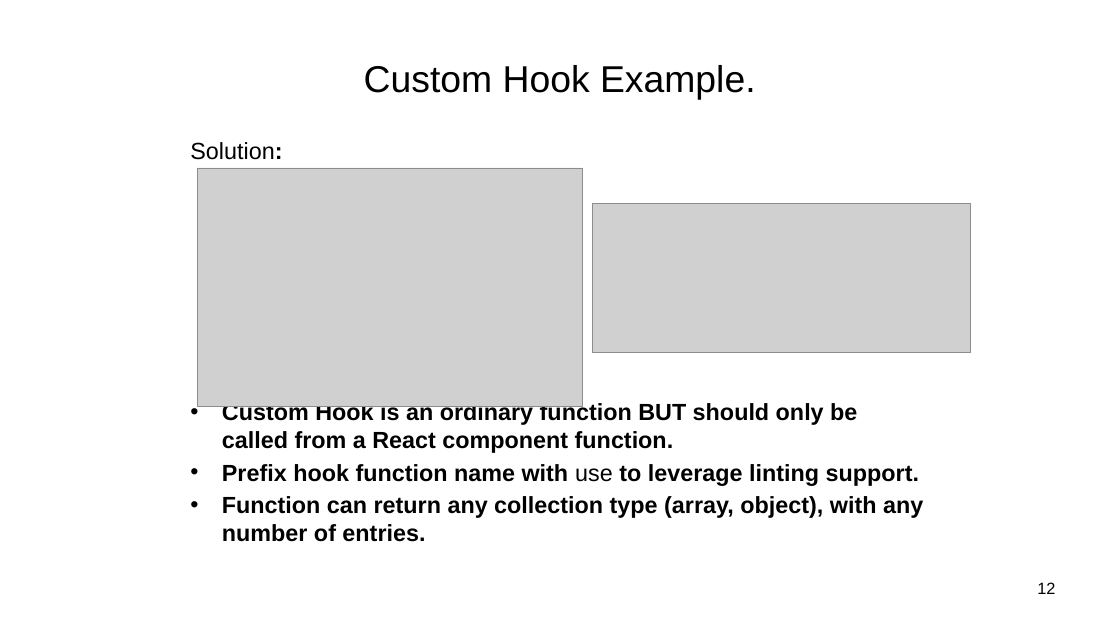
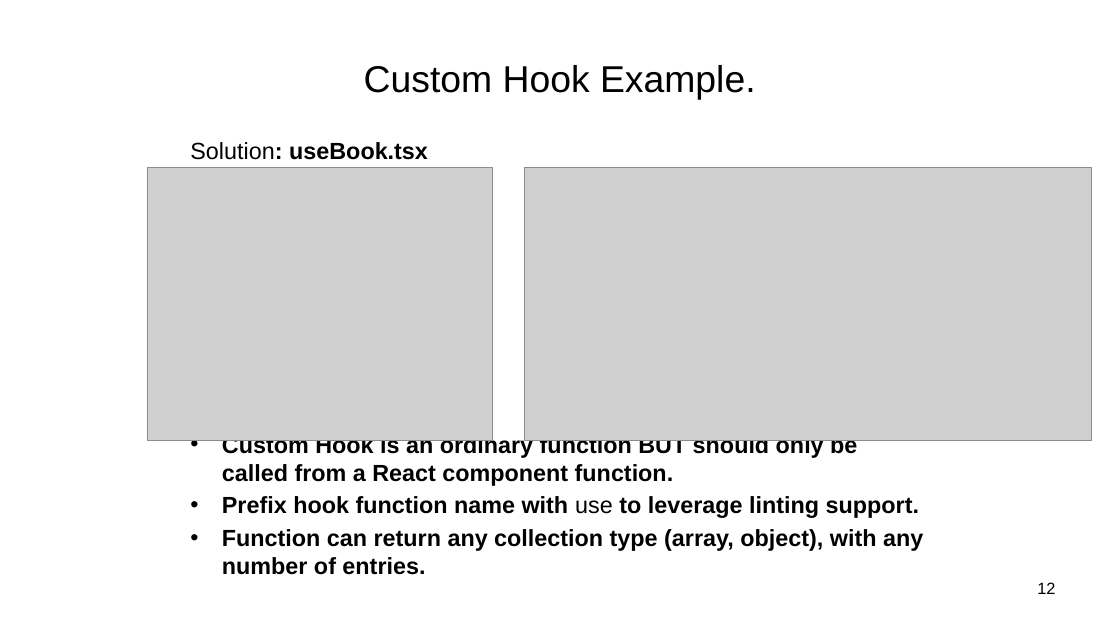
Before and after one commit to wit-hdip-comp-sci-2024/full-stack-2, a slide deck: slide 12 of topic-4/talk-3/ReactJS_04.pptx. Drawn at 1120x630 pixels with LibreOffice and Linux fonts; fonts in the diff are those of the drawing; grey boxes stand for pictures. Boxes give left, top, right and bottom in pixels: in the first picture for what was removed or moved away, otherwise in the second. Text is boxed around its words. In the diff, an @@ line names an element or a change of style, - is before the commit and + after.

```diff
--- a/topic-4/talk-3/ReactJS_04.pptx
+++ b/topic-4/talk-3/ReactJS_04.pptx
@@ text at [190, 142, 428, 160]: text changed; bold on @@
-Solution:
+Solution: useBook.tsx
@@ picture: place and size @@
-picture at [197, 168, 582, 406]
+picture at [147, 167, 493, 440]
@@ picture added at [525, 167, 1091, 440] @@
@@ picture removed at [592, 203, 971, 353] @@
```
Also in this commit, not shown: 4 other slides changed, 15 other files.
